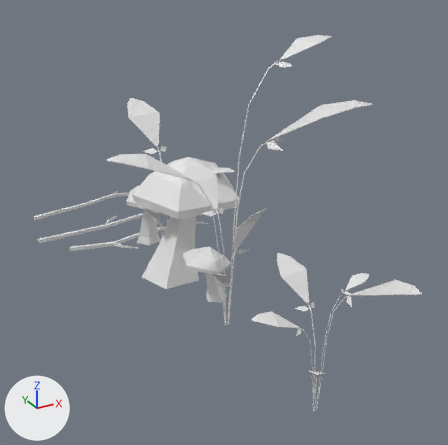
The FBX model Unity/Dungeion Restoration/Assets/Prefab/3D Assets/PlantsPk.fbx: old version first, new version second.
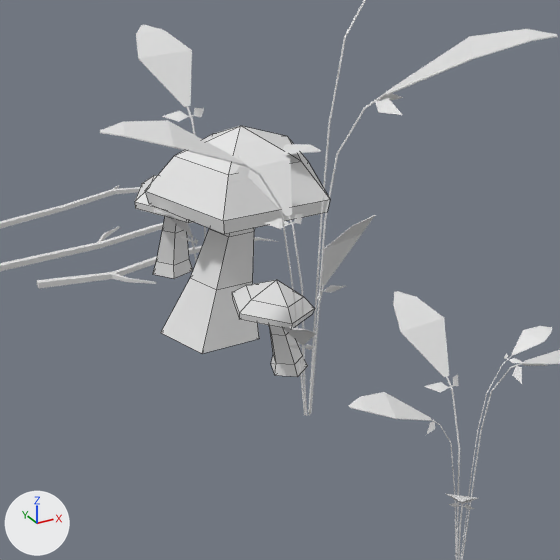
Each version appears first whole from a 50 mm camera at (-1.3, -2.93, 1.74) aimed at (0.13, -0.32, 0.43), and next in a close-up on the part from 11% to 83% of the width and 19% to 92% of the height. The axes (+X, +Y, +Z) are drawn at lower left. The lights are the same throughout. The close-ups show mesh edges as thin lines. Materials are left out; every surface is plain grey. Where no turn or scale is listed for an object, it has been applied to the vertices.

The first close-up shows 'BigMushroom', 'LargePant', 'MediumMushroom', 'MediumPlant', 'SmallMushroom', 'SmallPlant', 'Stick_V1', 'Stick_V2', 'Stick_V3'.
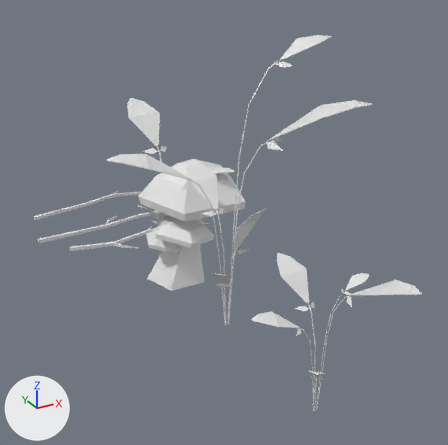
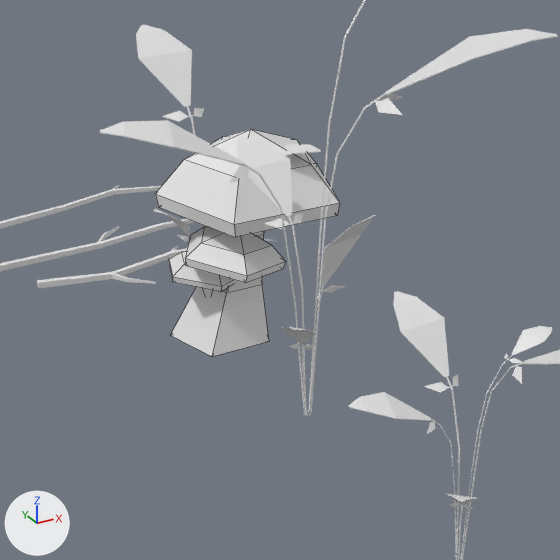
Where the change shows, as pixel boxes [x1, y1, x2, y2] in the close-ups (560 x 560 px):
'BigMushroom', moved
    before: [145, 126, 328, 354]
    after: [155, 129, 340, 356]
'MediumMushroom', moved
    before: [135, 175, 193, 279]
    after: [185, 227, 286, 292]
'SmallMushroom', moved
    before: [232, 280, 314, 377]
    after: [169, 251, 234, 295]

What changed in the scene script:
```text
Change ob_bigmushroom:
    ob_bigmushroom.location: (-0.03, 0.011, 0.013) -> (0.0, 0.0, 0.0)
Change ob_smallmushroom:
    ob_smallmushroom.location: (0.065, -0.352, 0.013) -> (0.0, 0.0, 0.0)
Change ob_mediummushroom:
    ob_mediummushroom.location: (0.022, 0.496, 0.013) -> (0.0, 0.0, 0.0)
```
